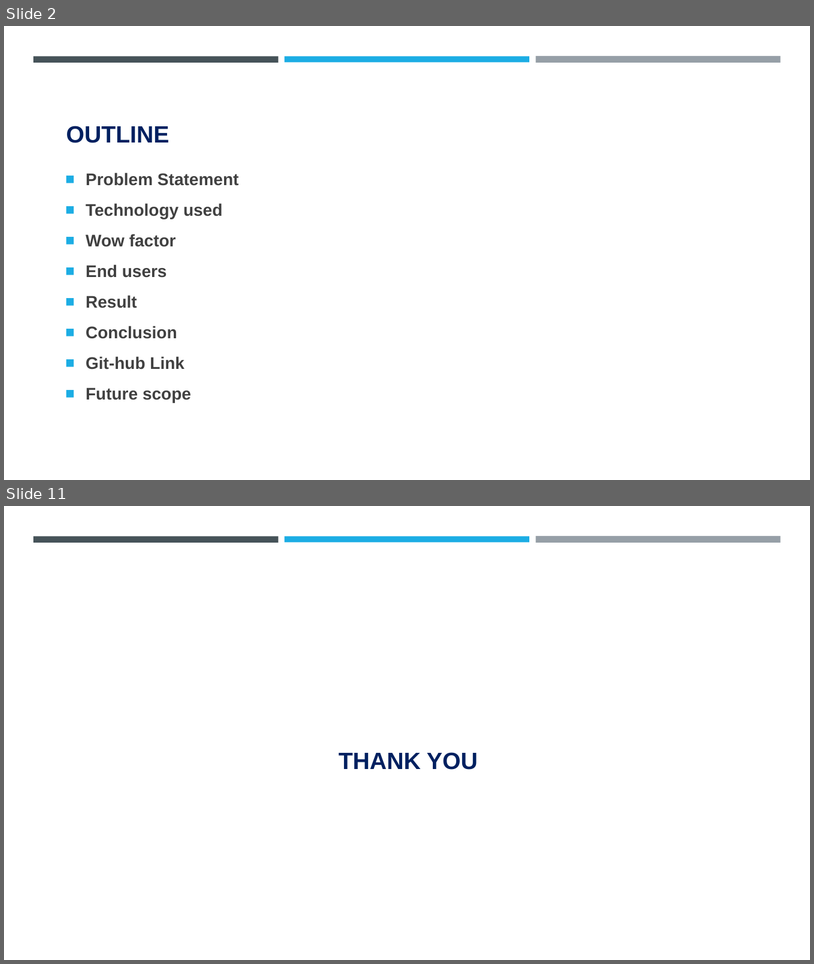
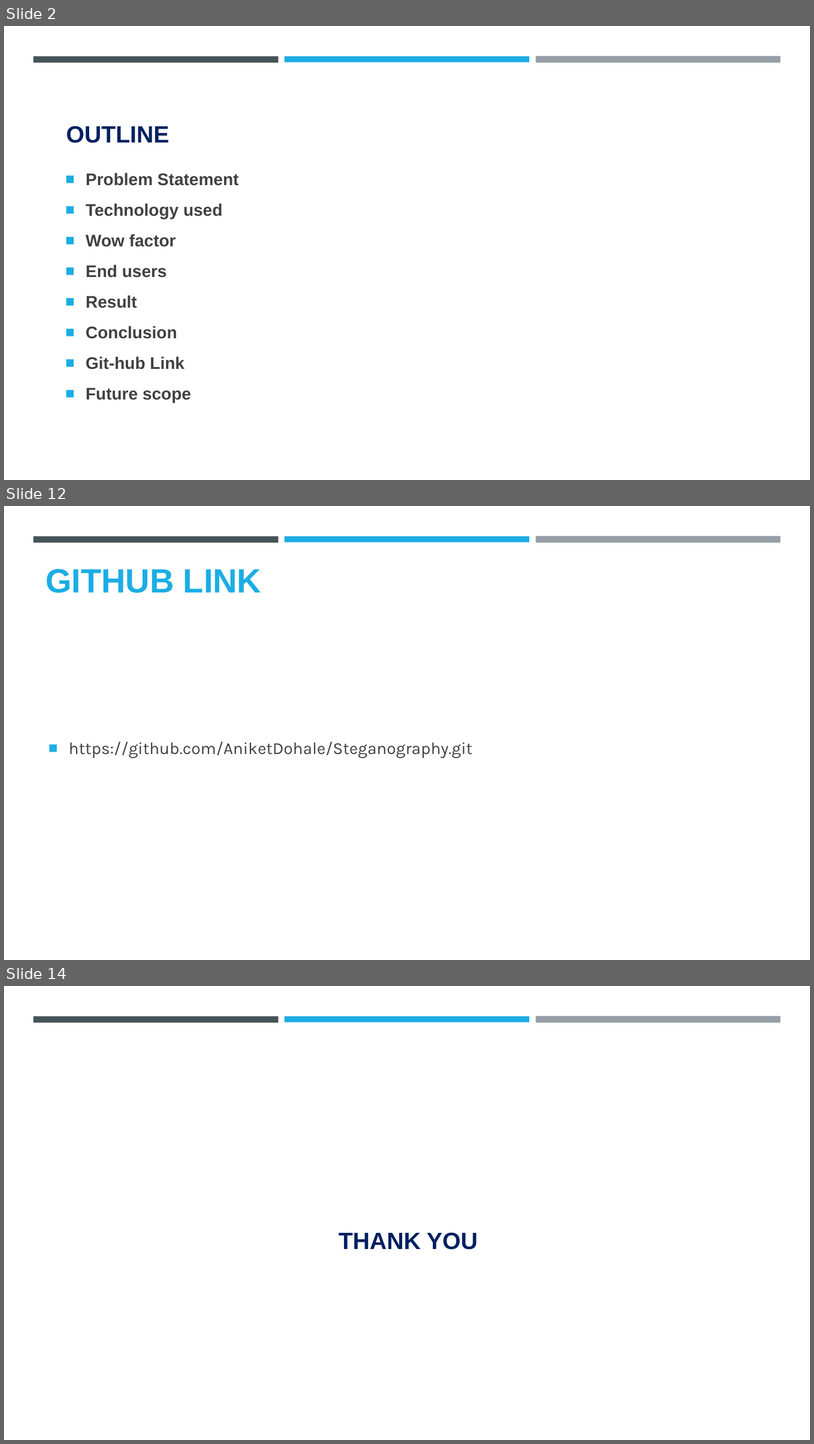
Before and after one commit to AniketDohale/Steganography, a slide deck: AICTE PPT Template.pptx. Shown one above the other, each under a label of ours: slides 2 and 11 before the commit, slides 2, 12 and 14 after it; the slides between them are not shown. The pictures are 814x964 and 814x1444 pixels, drawn with LibreOffice and Linux fonts; fonts in the diff are those of the drawing; background and template pictures are left out. Boxes give left, top, right and bottom in pixels: in the first picture for what was removed or moved away, otherwise in the second. Text is boxed around its words. In the diff, an @@ line names an element or a change of style, - is before the commit and + after.

```diff
--- a/AICTE PPT Template.pptx
+++ b/AICTE PPT Template.pptx
@@ slide 12 added at [4, 506, 810, 960], background #FFFFFF; not listed: 3 template elements that a slide beside it also shows @@
@@ text added at [45, 569, 261, 593], 40 pt, text #1CADE4, bold @@
+GITHUB LINK
@@ text added at [69, 741, 473, 758], 20 pt, text #404040 @@
+■ https://github.com/AniketDohale/Steganography.git
@@ what was slide 11 is now slide 14 @@
```
Also in this commit, not shown: 1 slide changed, 9 other slides added, 7 slides removed, 5 other files.
